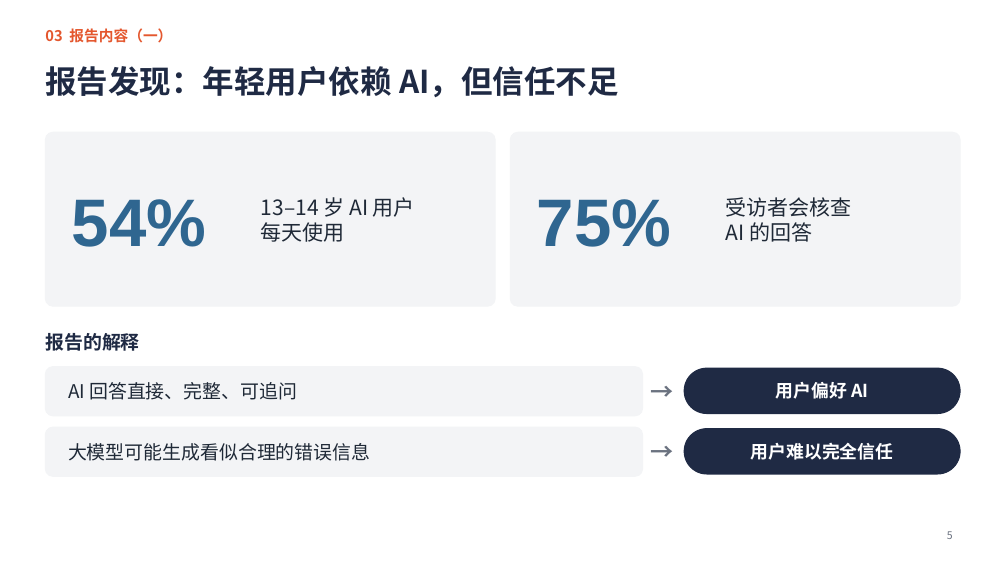
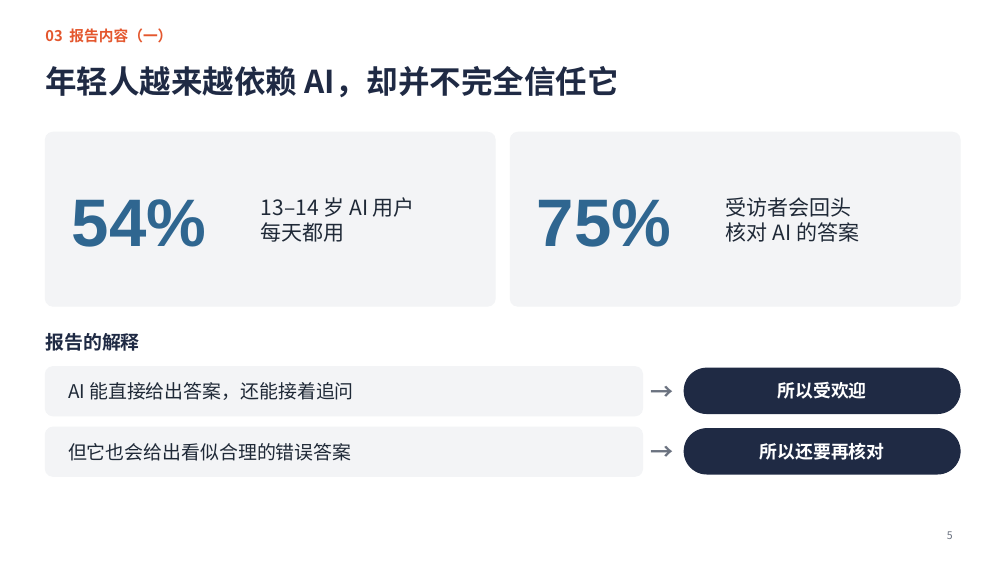
Before and after one commit to jayleo113/ppt, a slide deck: slide 5 of Gracenote报告解读_课堂汇报.pptx. Drawn at 1008x567 pixels with LibreOffice and Linux fonts; fonts in the diff are those of the drawing. Boxes give left, top, right and bottom in pixels: in the first picture for what was removed or moved away, otherwise in the second. Text is boxed around its words. In the diff, an @@ line names an element or a change of style, - is before the commit and + after.

```diff
--- a/Gracenote报告解读_课堂汇报.pptx
+++ b/Gracenote报告解读_课堂汇报.pptx
@@ title at box(45, 66, 619, 97): text changed @@
-报告发现：年轻用户依赖 AI，但信任不足
+年轻人越来越依赖 AI，却并不完全信任它
@@ text at box(726, 197, 859, 242): text changed @@
-受访者会核查
-AI 的回答
+受访者会回头
+核对 AI 的答案
@@ text at box(261, 222, 345, 242): text changed @@
-每天使用
+每天都用
@@ text at box(68, 382, 354, 400): text changed @@
-AI 回答直接、完整、可追问
+AI 能直接给出答案，还能接着追问
@@ text at box(777, 382, 866, 399): text changed @@
-用户偏好 AI
+所以受欢迎
@@ text at box(68, 443, 351, 461): text changed @@
-大模型可能生成看似合理的错误信息
+但它也会给出看似合理的错误答案
@@ text at box(760, 443, 885, 460): text changed @@
-用户难以完全信任
+所以还要再核对
```
Also in this commit, not shown: 12 other slides changed, 4 other files.
